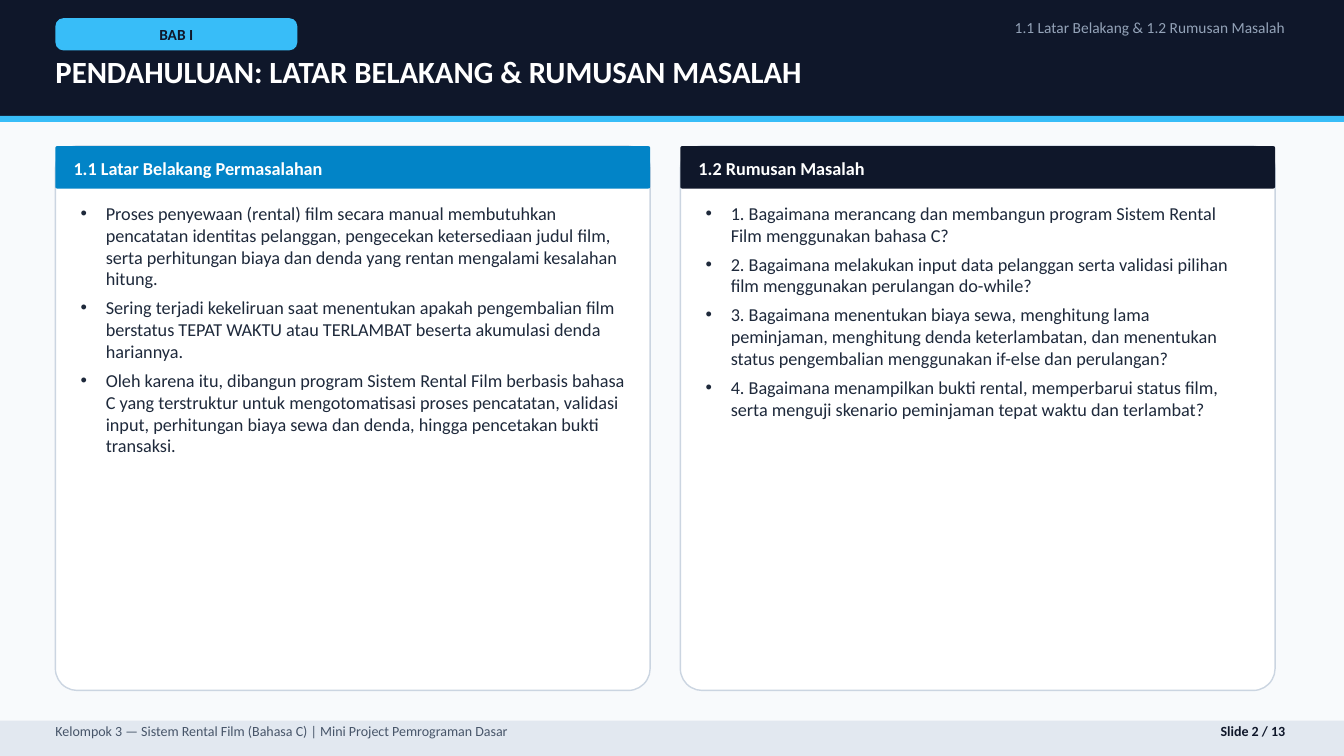
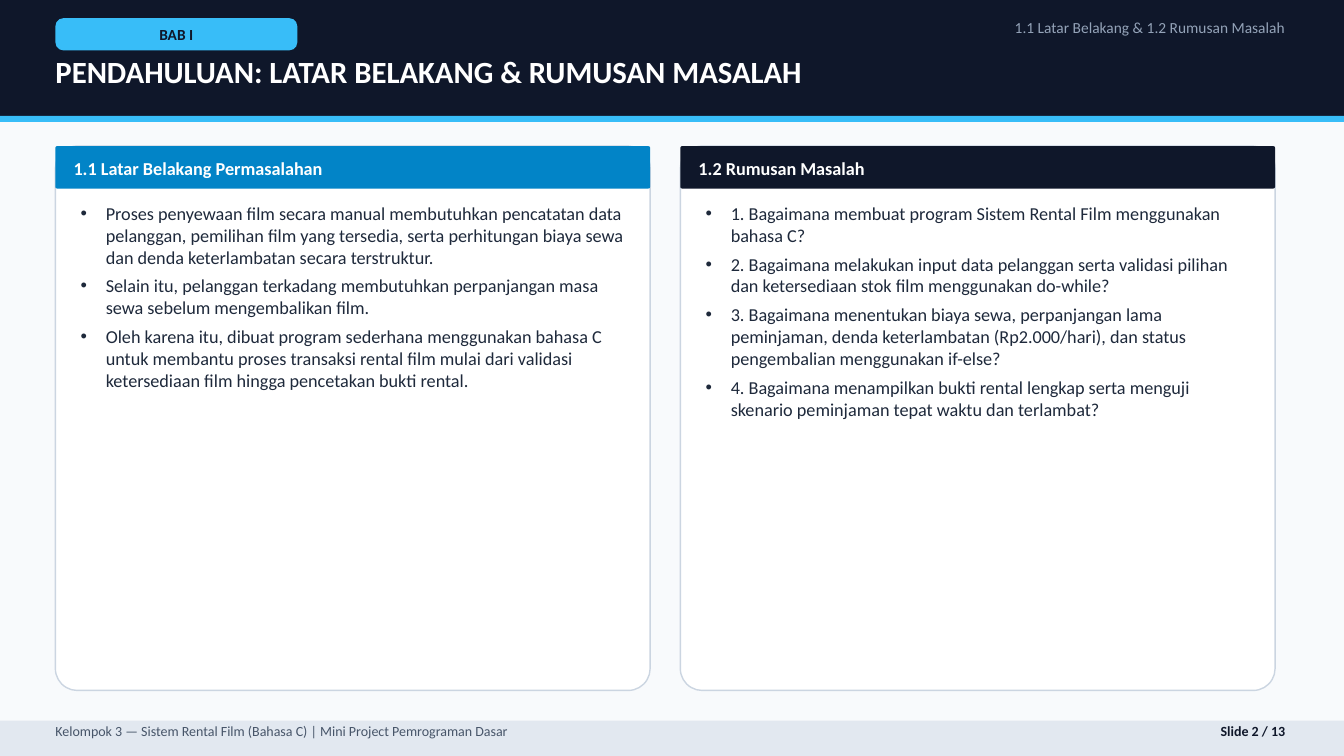
Before and after one commit to BayuArga669/UTS-Pemrograman, a slide deck: slide 2 of Presentasi_Rental_Film_Kelompok_3.pptx. Drawn at 1344x756 pixels with LibreOffice and Linux fonts; fonts in the diff are those of the drawing. Boxes give left, top, right and bottom in pixels: in the first picture for what was removed or moved away, otherwise in the second. Text is boxed around its words. In the diff, an @@ line names an element or a change of style, - is before the commit and + after.

```diff
--- a/Presentasi_Rental_Film_Kelompok_3.pptx
+++ b/Presentasi_Rental_Film_Kelompok_3.pptx
@@ text at (731, 207, 1228, 419): text changed @@
-• 1. Bagaimana merancang dan membangun program Sistem Rental Film menggunakan bahasa C?
-• 2. Bagaimana melakukan input data pelanggan serta validasi pilihan film menggunakan perulangan do-while?
-• 3. Bagaimana menentukan biaya sewa, menghitung lama peminjaman, menghitung denda keterlambatan, dan menentukan status pengembalian menggunakan if-else dan perulangan?
-• 4. Bagaimana menampilkan bukti rental, memperbarui status film, serta menguji skenario peminjaman tepat waktu dan terlambat?
+• 1. Bagaimana membuat program Sistem Rental Film menggunakan bahasa C?
+• 2. Bagaimana melakukan input data pelanggan serta validasi pilihan dan ketersediaan stok film menggunakan do-while?
+• 3. Bagaimana menentukan biaya sewa, perpanjangan lama peminjaman, denda keterlambatan (Rp2.000/hari), dan status pengembalian menggunakan if-else?
+• 4. Bagaimana menampilkan bukti rental lengkap serta menguji skenario peminjaman tepat waktu dan terlambat?
@@ text at (106, 279, 602, 390): text changed @@
-• Proses penyewaan (rental) film secara manual membutuhkan pencatatan identitas pelanggan, pengecekan ketersediaan judul film, serta perhitungan biaya dan denda yang rentan mengalami kesalahan hitung.
-• Sering terjadi kekeliruan saat menentukan apakah pengembalian film berstatus TEPAT WAKTU atau TERLAMBAT beserta akumulasi denda hariannya.
-• Oleh karena itu, dibangun program Sistem Rental Film berbasis bahasa C yang terstruktur untuk mengotomatisasi proses pencatatan, validasi input, perhitungan biaya sewa dan denda, hingga pencetakan bukti transaksi.
+• Proses penyewaan film secara manual membutuhkan pencatatan data pelanggan, pemilihan film yang tersedia, serta perhitungan biaya sewa dan denda keterlambatan secara terstruktur.
+• Selain itu, pelanggan terkadang membutuhkan perpanjangan masa sewa sebelum mengembalikan film.
+• Oleh karena itu, dibuat program sederhana menggunakan bahasa C untuk membantu proses transaksi rental film mulai dari validasi ketersediaan film hingga pencetakan bukti rental.
```
Also in this commit, not shown: 12 other slides changed, 4 other files.
